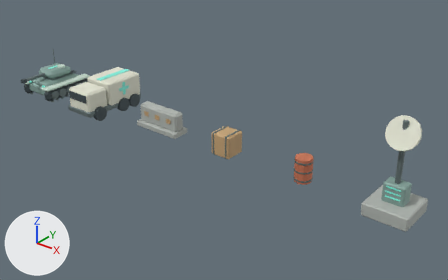
Before and after pictures for a commit that changed the Blender file assets/blender/steel-front.blend.
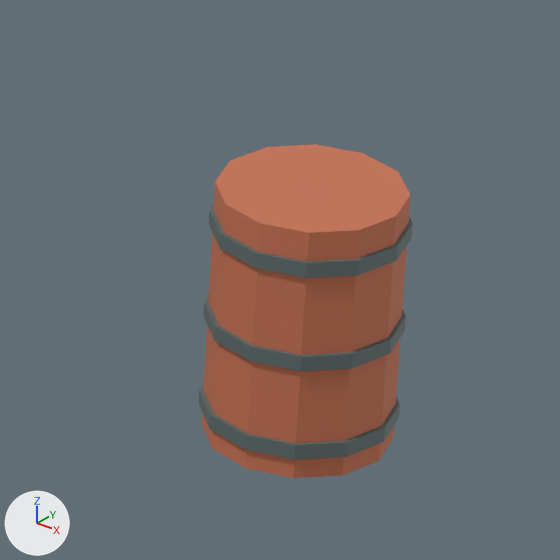
The first picture shows the older version from a 50 mm lens placed at (34.3, -24.3, 15.8), pointed at (14.5, 0.3, 0.5). The close-ups show the older and then the newer version on the part from 61% to 73% of the width and 50% to 69% of the height of that picture. Only the edits that show in the close-ups are written down. The axes (+X, +Y, +Z) are drawn at lower left. The lights are the same throughout.

In view in the first close-up: 'DrumBand', 'DrumBand.001', 'DrumBand.002', 'FuelDrum'.
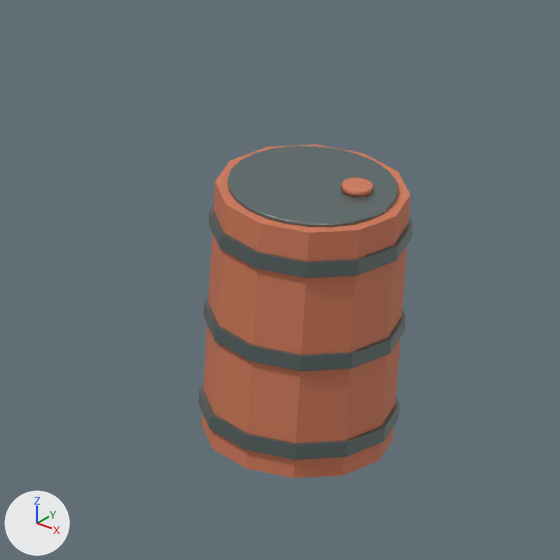
Pixel boxes [x1, y1, x2, y2] of what changed, in the close-ups (560 x 560 px):
```json
{"object": "Detail recessed lid", "change": "added", "after": [228, 146, 398, 227]}
{"object": "Detail filler cap", "change": "added", "after": [341, 178, 373, 197], "on screen": "orange"}
```

Scene script edits in JSON lines:
```json
{"op": "add", "block": "me_cylinder_056", "code": ["me_cylinder_056 = bpy.data.meshes.new('Cylinder.056')", "me_cylinder_056.from_pydata(...)  # a 12-sided cylinder along z spanning x -0.075..0.075, y -0.075..0.075, z -0.015..0.015", "for i in [*range(0, 10), 11, 12]: me_cylinder_056.polygons[i].use_smooth = True", "me_cylinder_056.materials.append(mat_fuel)  # orange #d17c5b"]}
{"op": "add", "block": "me_cylinder_055", "code": ["me_cylinder_055 = bpy.data.meshes.new('Cylinder.055')", "me_cylinder_055.from_pydata(...)  # a 24-sided cylinder along z spanning x -0.41..0.41, y -0.41..0.41, z -0.012..0.012", "for i in [*range(0, 22), 23, 24]: me_cylinder_055.polygons[i].use_smooth = True", "me_cylinder_055.materials.append(mat_gunmetal)  # grey #768484"]}
{"op": "add", "block": "ob_detail_filler_cap", "code": ["ob_detail_filler_cap = bpy.data.objects.new('Detail filler cap', me_cylinder_056)", "ob_detail_filler_cap.parent = ob_barrel", "ob_detail_filler_cap.location = (0.2, 0.08, 1.39)"]}
{"op": "add", "block": "ob_detail_recessed_lid", "code": ["ob_detail_recessed_lid = bpy.data.objects.new('Detail recessed lid', me_cylinder_055)", "ob_detail_recessed_lid.parent = ob_barrel", "ob_detail_recessed_lid.location = (0.0, 0.0, 1.363)"]}
```
